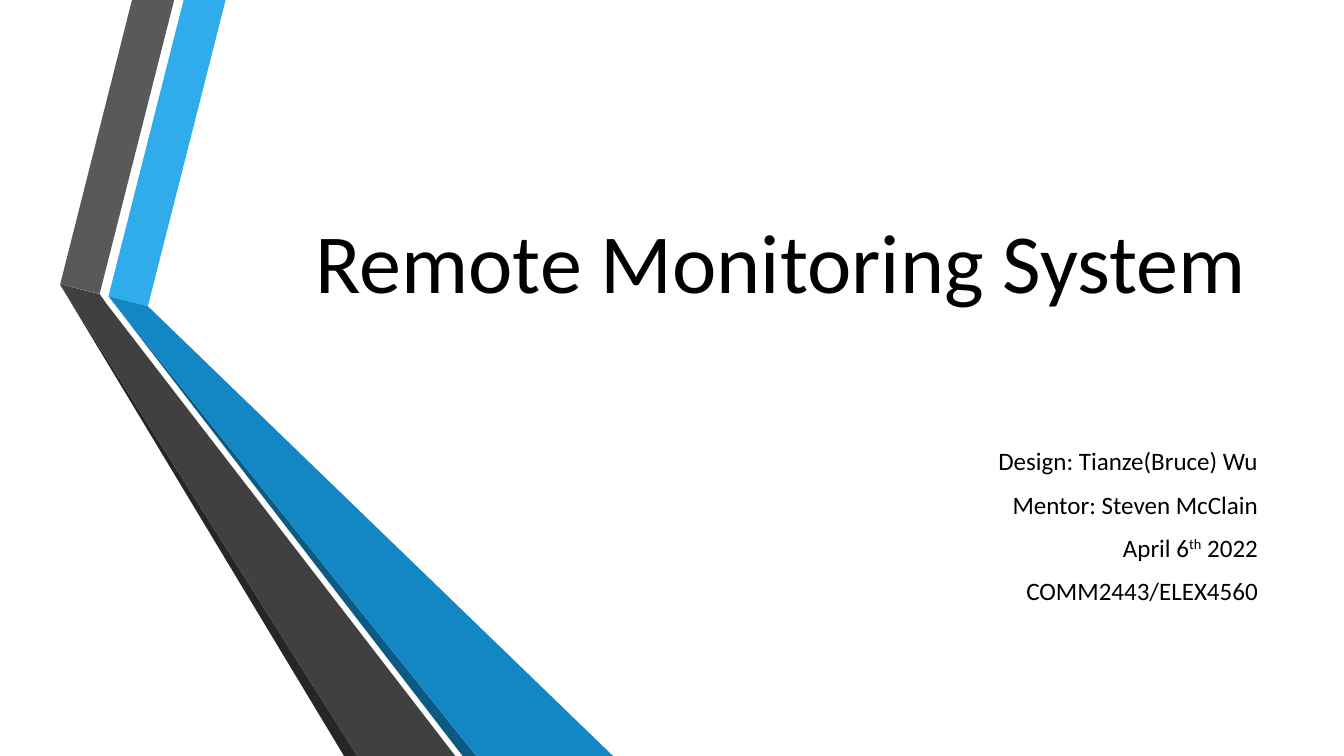
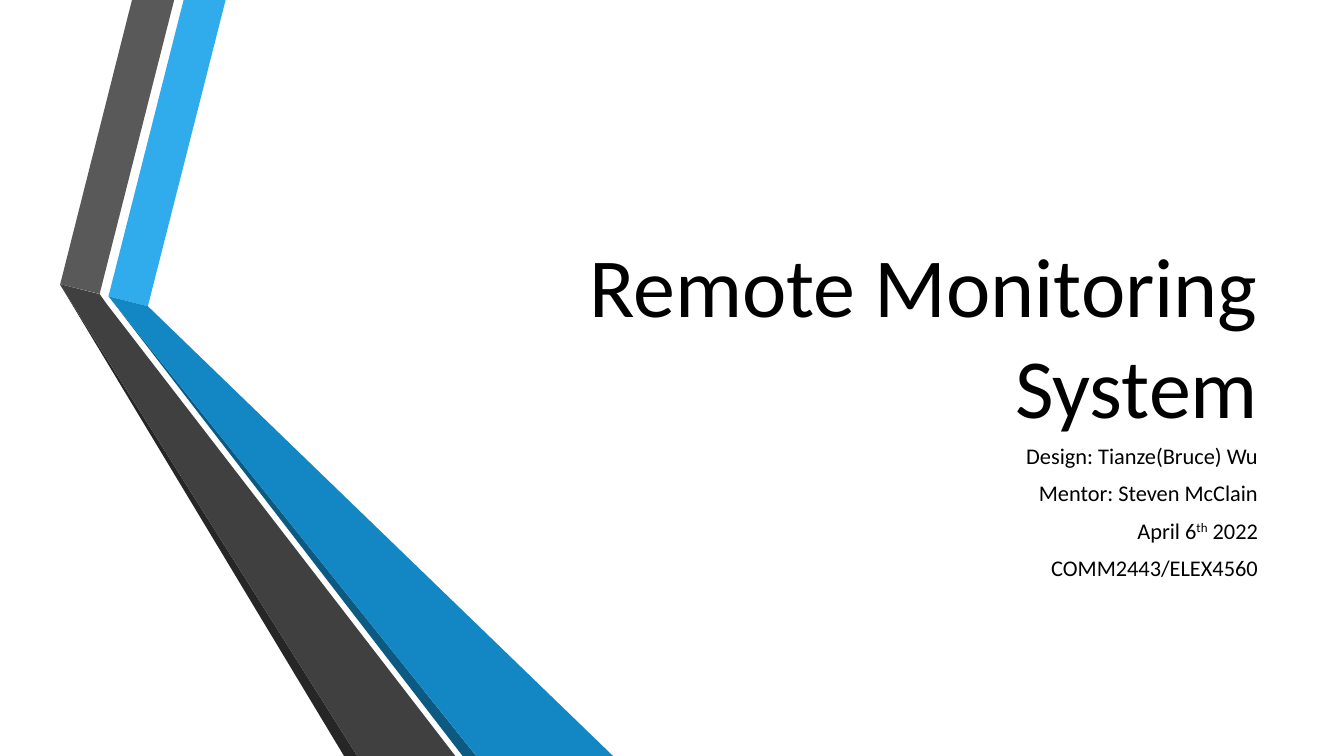
Before and after one commit to AWTZA/ELEX-4560-Project, a slide deck: slide 1 of Oral_Presentation.pptx. Drawn at 1344x756 pixels with LibreOffice and Linux fonts; fonts in the diff are those of the drawing; background and template pictures are left out. Boxes give left, top, right and bottom in pixels: in the first picture for what was removed or moved away, otherwise in the second. Text is boxed around its words. In the diff, an @@ line names an element or a change of style, - is before the commit and + after.

```diff
--- a/Oral_Presentation.pptx
+++ b/Oral_Presentation.pptx
@@ title "Remote Monitoring System" rewrapped from (316, 235, 1246, 308) to (589, 259, 1258, 432) @@
@@ group removed at (60, 284, 614, 756): 4 freeform shapes @@
@@ group added at (60, 284, 614, 756): 4 freeform shapes @@
@@ subtitle "Design: Tianze(Bruce) Wu" at (1026, 448, 1258, 577): size 17.9 to 16 pt; line spacing 1 to 0.9 @@
```
Also in this commit, not shown: 4 other slides changed, 4 slides added, 2 slides removed.
